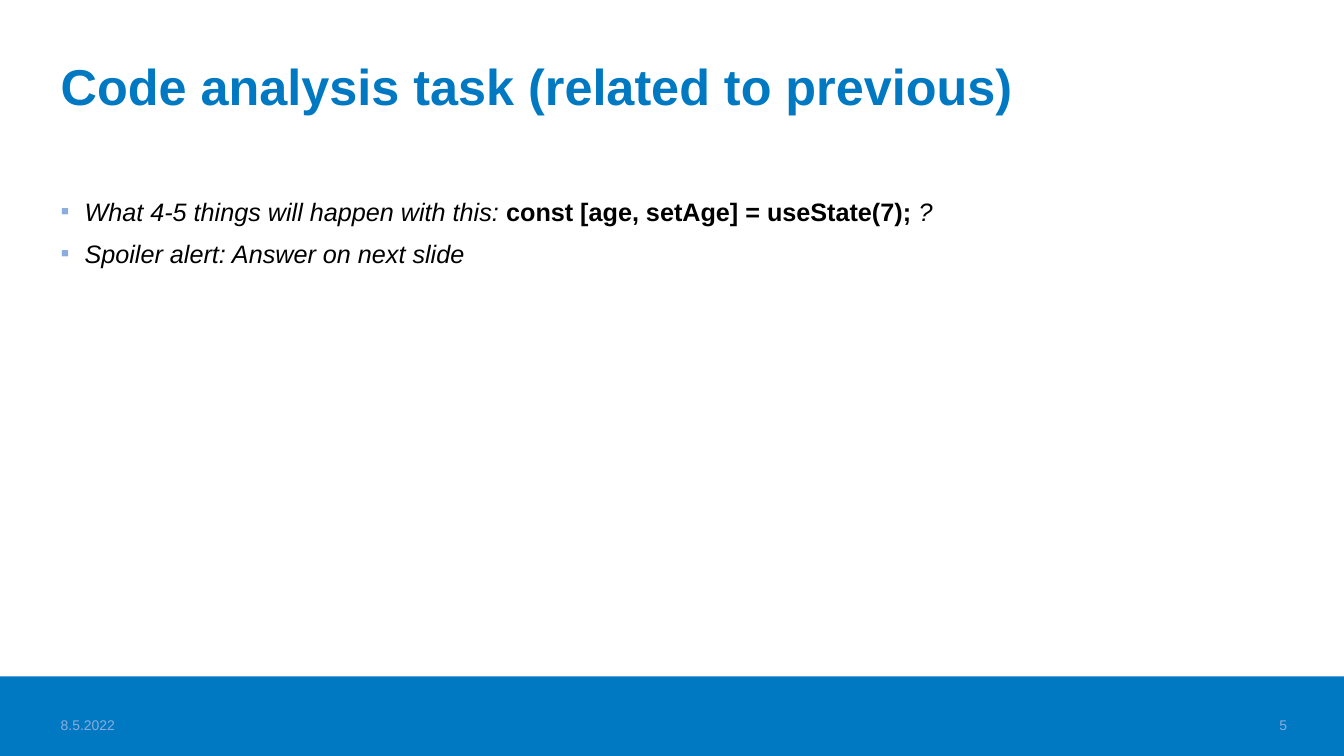
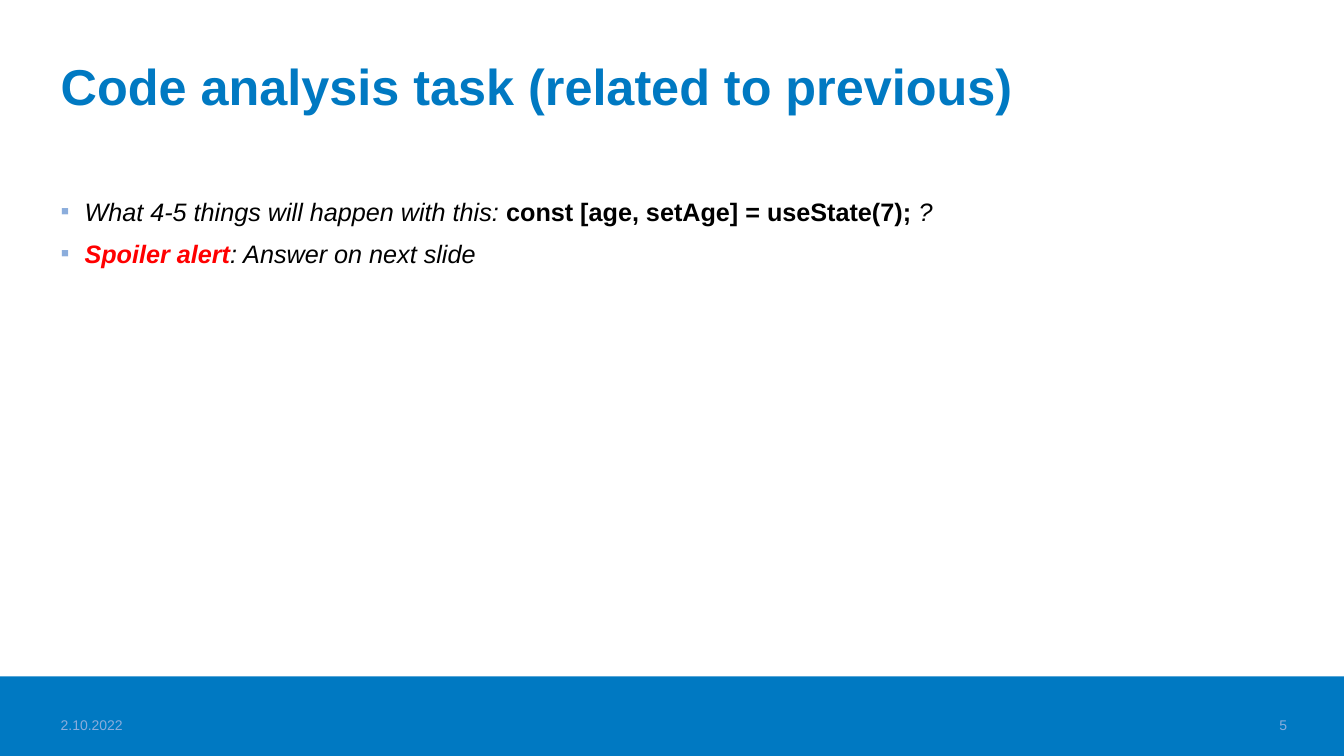
Before and after one commit to valju/docs_frontend_design, a slide deck: slide 5 of FrontendStuff_ForExam.pptx. Drawn at 1344x756 pixels with LibreOffice and Linux fonts; fonts in the diff are those of the drawing; background and template pictures are left out. Boxes give left, top, right and bottom in pixels: in the first picture for what was removed or moved away, otherwise in the second. Text is boxed around its words. In the diff, an @@ line names an element or a change of style, - is before the commit and + after.

```diff
--- a/FrontendStuff_ForExam.pptx
+++ b/FrontendStuff_ForExam.pptx
@@ text at [85, 244, 476, 268]: text colour #000000 to #FF0000, bold on in "Spoiler alert:" @@
@@ text at [61, 720, 123, 730]: text changed @@
-8.5.2022
+2.10.2022
```
Also in this commit, not shown: 18 other slides changed, 1 slide added, 19 other files.
